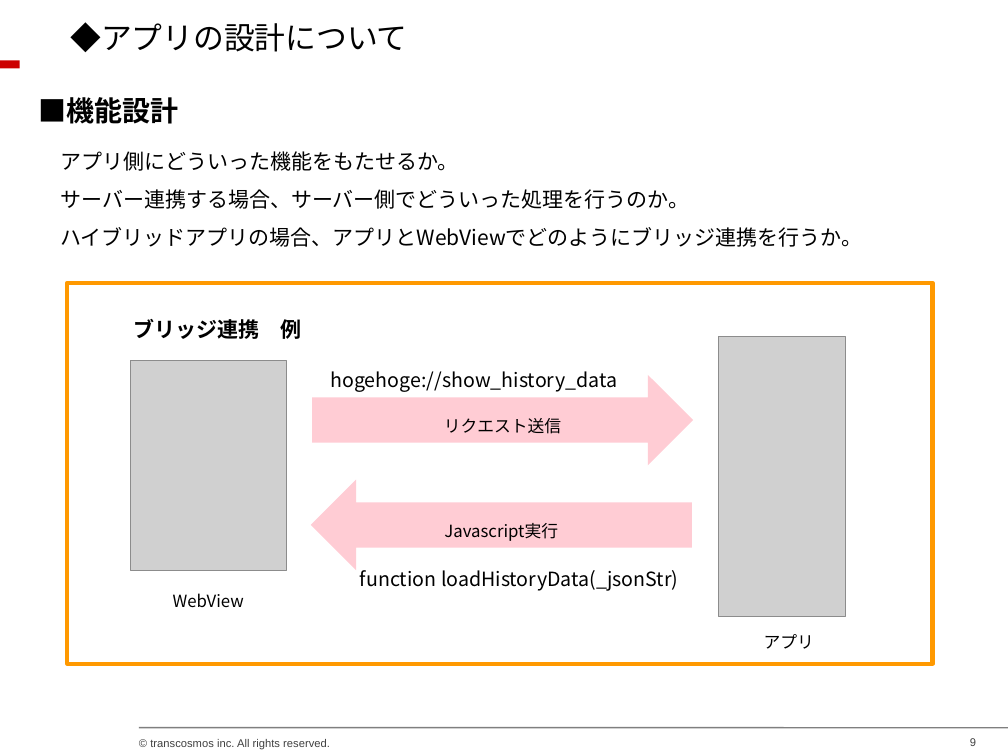
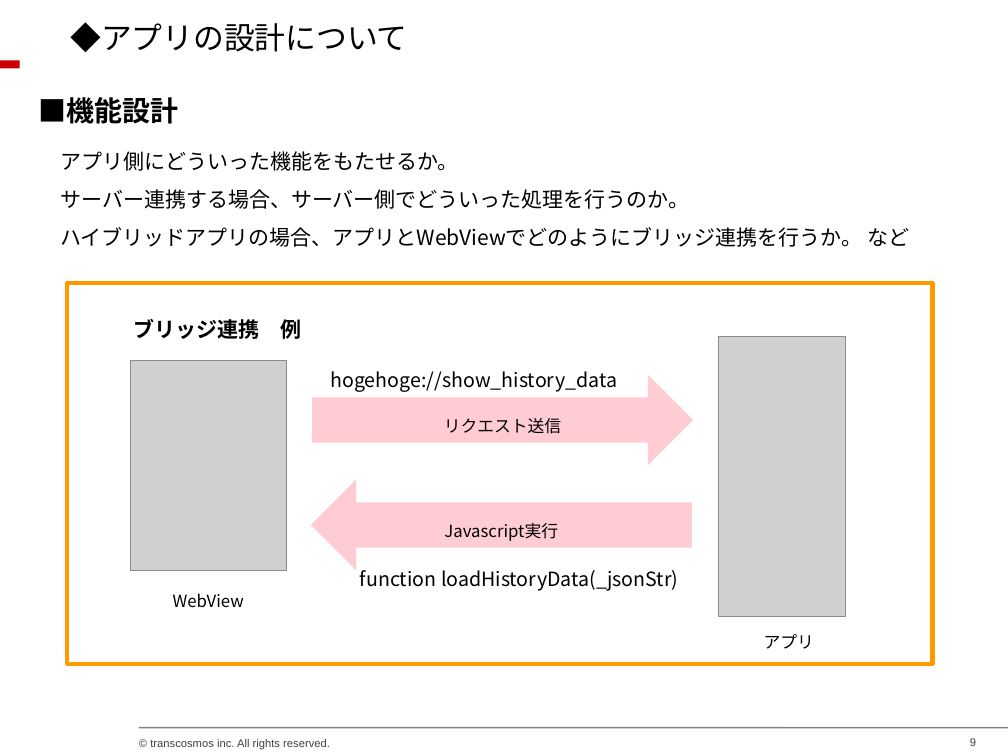
Before and after one commit to chieeeeno/my_common_files, a slide deck: slide 9 of docs/クリエイター勉強会資料/アプリ編/20150122_クリエイターチーム勉強会（アプリ編）.ppt. Drawn at 1008x756 pixels with LibreOffice and Linux fonts; fonts in the diff are those of the drawing; grey boxes stand for pictures; background and template pictures are left out. Boxes give left, top, right and bottom in pixels: in the first picture for what was removed or moved away, otherwise in the second. Text is boxed around its words. In the diff, an @@ line names an element or a change of style, - is before the commit and + after.

```diff
--- a/docs/クリエイター勉強会資料/アプリ編/20150122_クリエイターチーム勉強会（アプリ編）.ppt
+++ b/docs/クリエイター勉強会資料/アプリ編/20150122_クリエイターチーム勉強会（アプリ編）.ppt
@@ text at (60, 227, 909, 247): text changed @@
-ハイブリッドアプリの場合、アプリとWebViewでどのようにブリッジ連携を行うか。
+ハイブリッドアプリの場合、アプリとWebViewでどのようにブリッジ連携を行うか。 など
```
Also in this commit, not shown: 2 other slides changed, 3 slides added.
